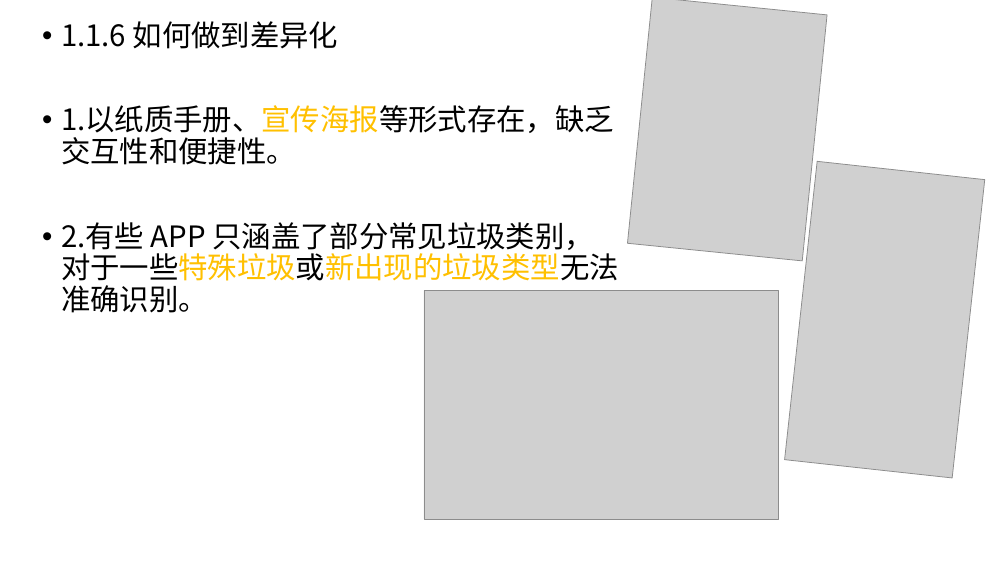
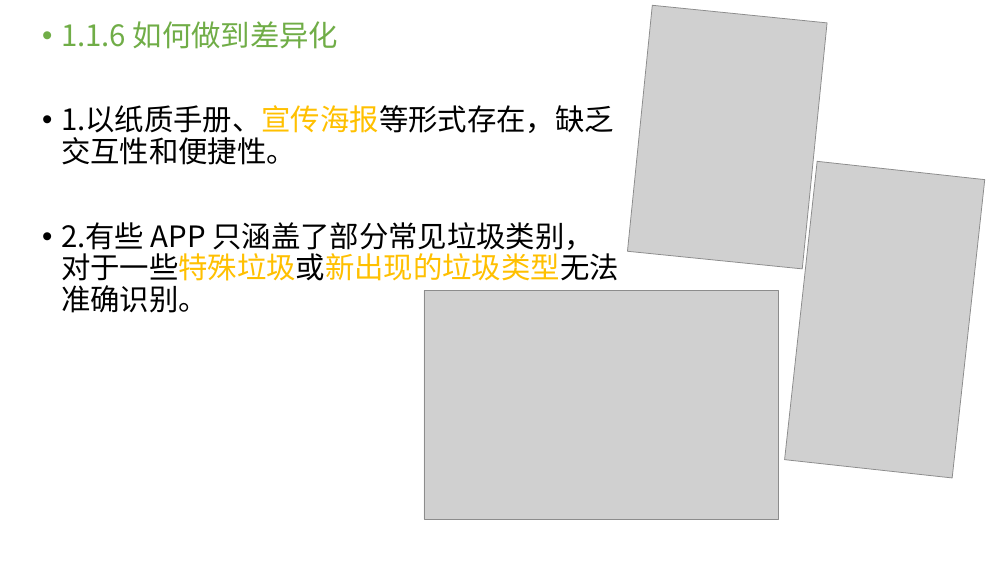
Before and after one commit to Pangweizhi/garbage_classification, a slide deck: slide 5 of docs/垃圾分类APP.pptx. Drawn at 1008x567 pixels with LibreOffice and Linux fonts; fonts in the diff are those of the drawing; grey boxes stand for pictures; background and template pictures are left out. Boxes give left, top, right and bottom in pixels: in the first picture for what was removed or moved away, otherwise in the second. Text is boxed around its words. In the diff, an @@ line names an element or a change of style, - is before the commit and + after.

```diff
--- a/docs/垃圾分类APP.pptx
+++ b/docs/垃圾分类APP.pptx
@@ text at box(61, 21, 339, 49): text colour #000000 to #70AD47 in "1.1.6 如何做到差异化" @@
@@ picture: place and size @@
-picture at box(628, 0, 827, 261)
+picture at box(628, 5, 827, 269)
```
Also in this commit, not shown: 8 other slides changed, 1 slide added.
